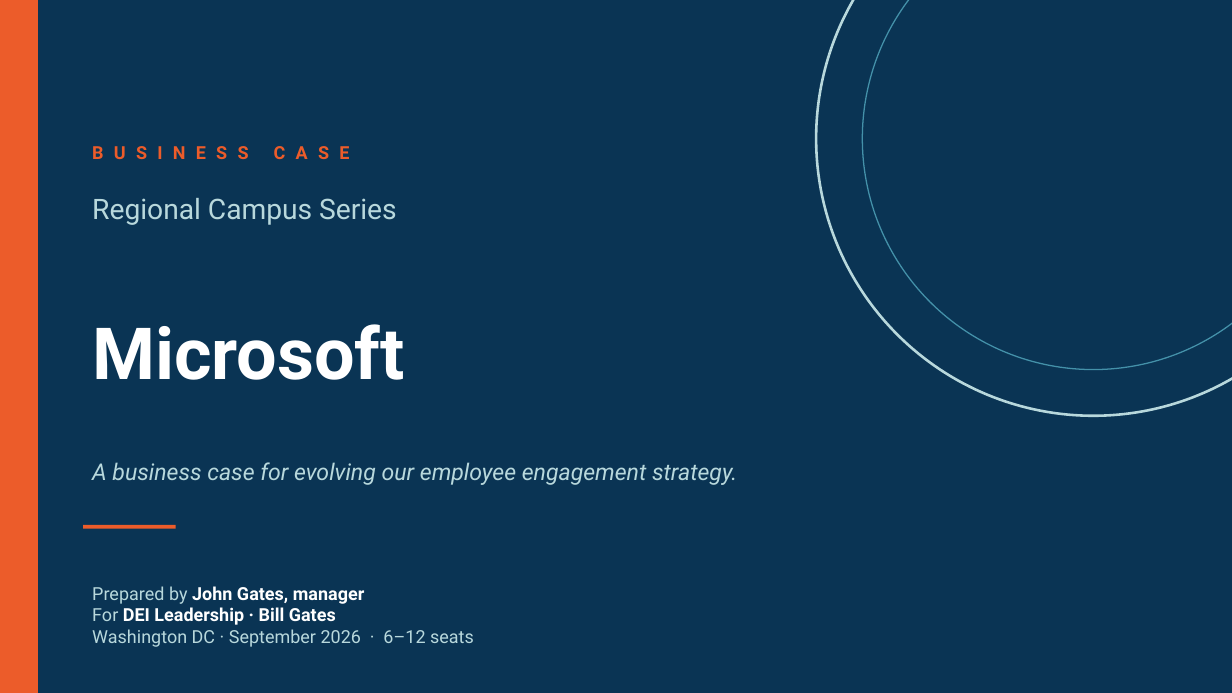
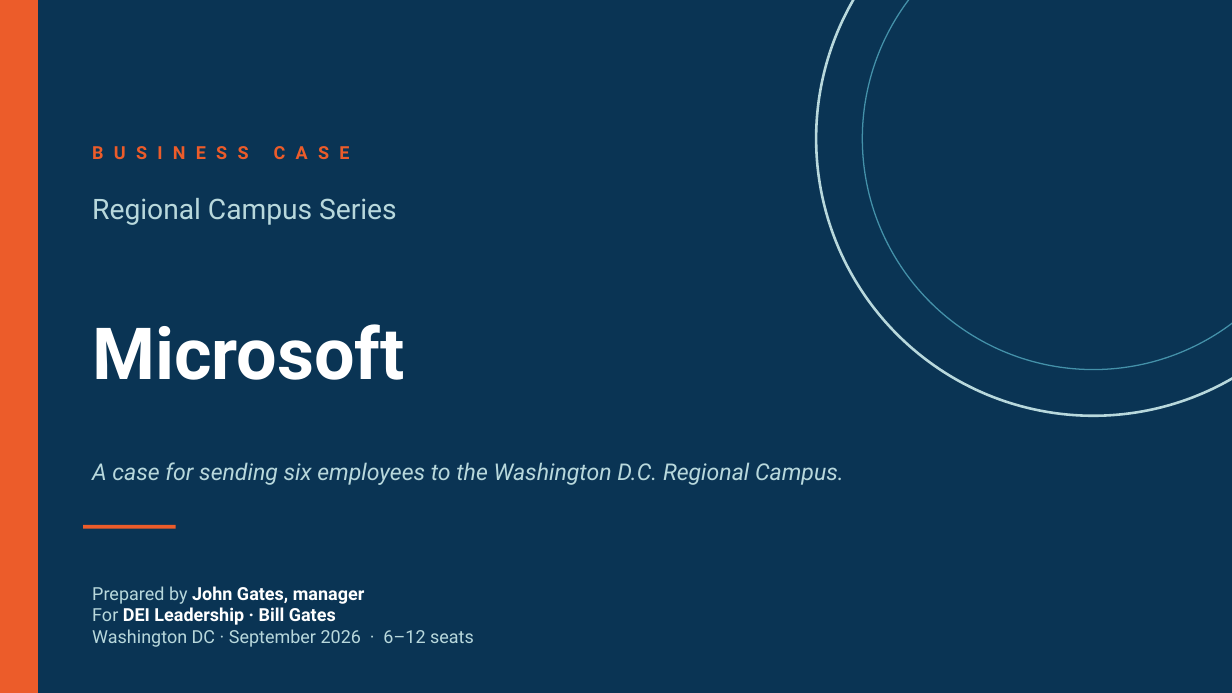
Before and after one commit to chrisjarviscan/rw-regional-campus, a slide deck: slide 1 of business-case-source/RW_Business_Case_Microsoft.pptx. Drawn at 1232x693 pixels with LibreOffice and Linux fonts; fonts in the diff are those of the drawing. Boxes give left, top, right and bottom in pixels: in the first picture for what was removed or moved away, otherwise in the second. Text is boxed around its words. In the diff, an @@ line names an element or a change of style, - is before the commit and + after.

```diff
--- a/business-case-source/RW_Business_Case_Microsoft.pptx
+++ b/business-case-source/RW_Business_Case_Microsoft.pptx
@@ text at (x1=92, y1=462, x2=844, y2=485): text changed @@
-A business case for evolving our employee engagement strategy.
+A case for sending six employees to the Washington D.C. Regional Campus.
```
Also in this commit, not shown: 8 other slides changed, 4 slides added.
